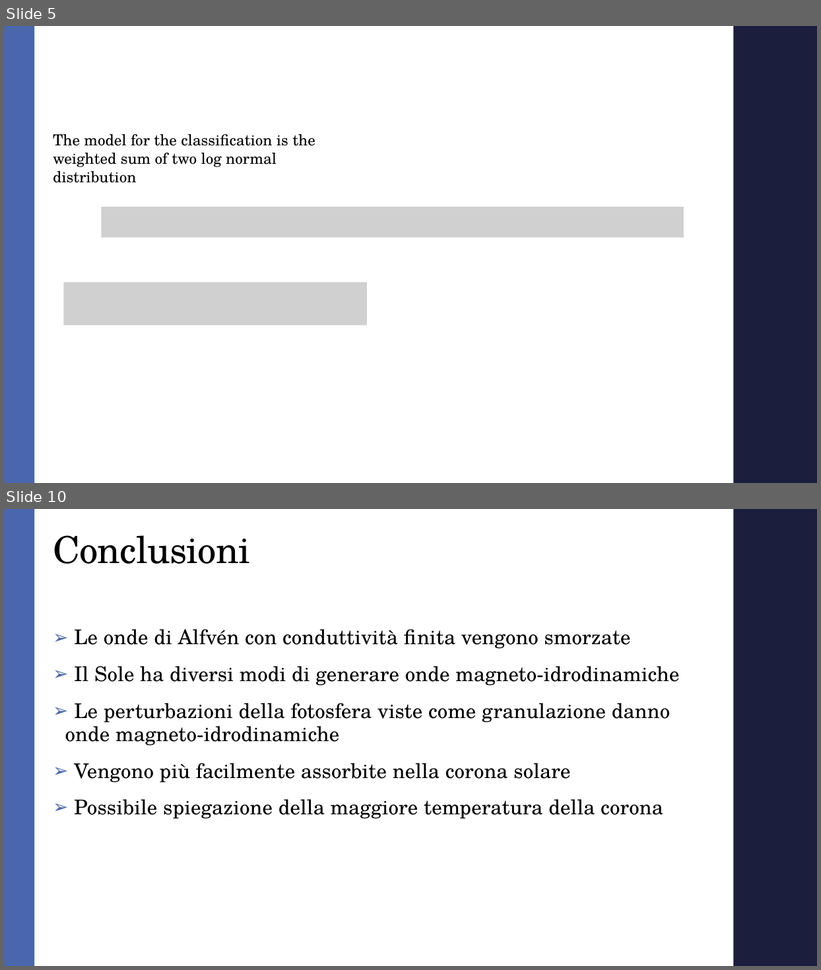
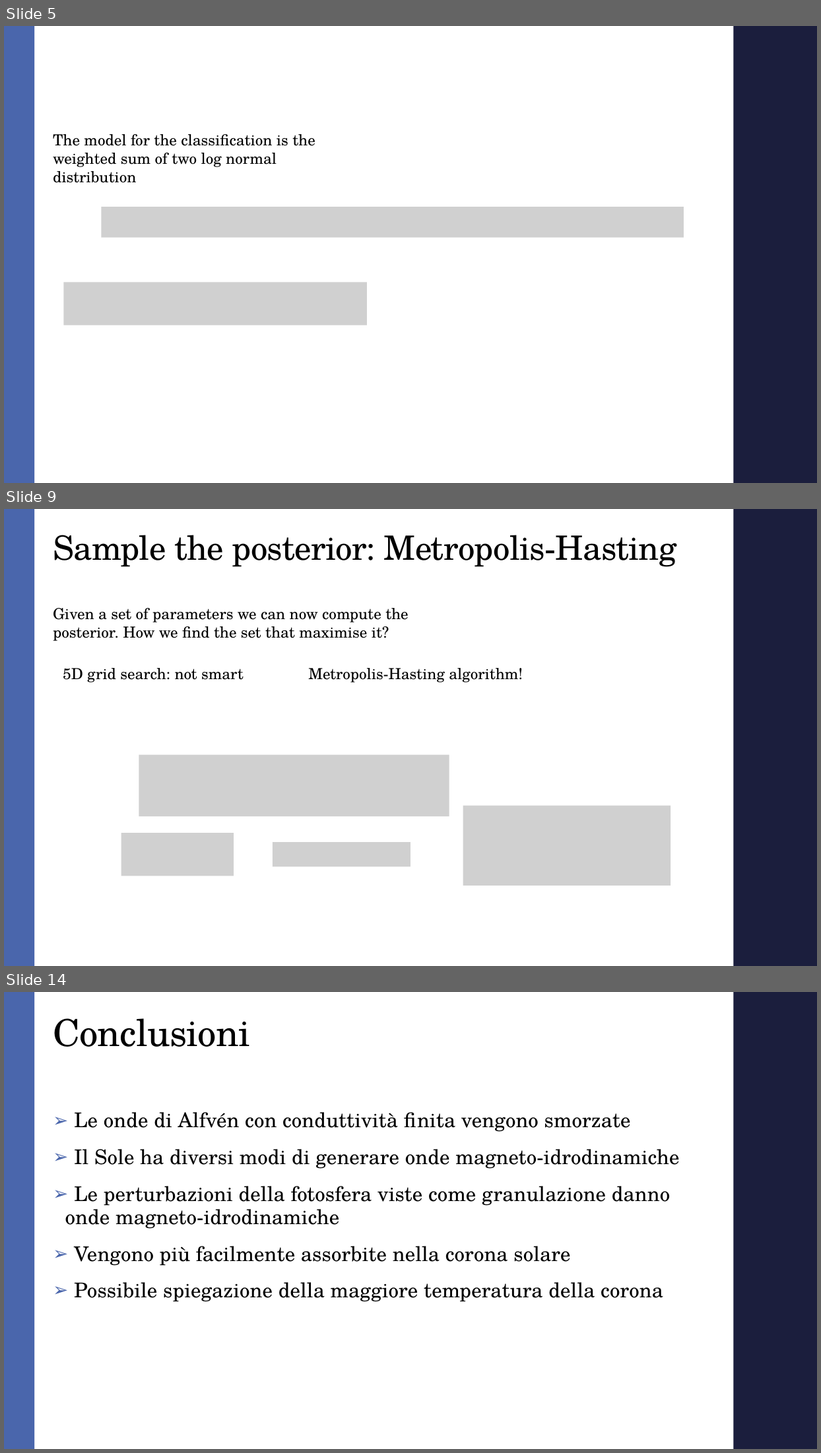
Before and after one commit to AndreaMarcone01/Bayesian_exam, a slide deck: Seminar.pptx. Shown one above the other, each under a label of ours: slides 5 and 10 before the commit, slides 5, 9 and 14 after it; the slides between them are not shown. The pictures are 821x970 and 821x1453 pixels, drawn with LibreOffice and Linux fonts; fonts in the diff are those of the drawing; grey boxes stand for pictures; background and template pictures are left out. Boxes give left, top, right and bottom in pixels: in the first picture for what was removed or moved away, otherwise in the second. Text is boxed around its words. In the diff, an @@ line names an element or a change of style, - is before the commit and + after.

Commit message:
pause 27/03: Gibbs posterior analysis done, find right steps

```diff
--- a/Seminar.pptx
+++ b/Seminar.pptx
@@ slide 9 added at (x1=4, y1=509, x2=817, y2=966), background #FFFFFF; not listed: 2 template elements that a slide beside it also shows @@
@@ title added at (x1=53, y1=535, x2=677, y2=567), 39.6 pt, text #000000 @@
+Sample the posterior: Metropolis-Hasting
@@ text added at (x1=53, y1=608, x2=409, y2=641), 18 pt, text #000000 @@
+Given a set of parameters we can now compute the posterior. How we find the set that maximise it?
@@ text added at (x1=63, y1=668, x2=244, y2=683), 18 pt, text #000000 @@
+5D grid search: not smart
@@ text added at (x1=308, y1=668, x2=523, y2=683), 18 pt, text #000000 @@
+Metropolis-Hasting algorithm!
@@ picture added at (x1=139, y1=755, x2=450, y2=817) @@
@@ picture added at (x1=463, y1=806, x2=671, y2=886) @@
@@ picture added at (x1=121, y1=834, x2=234, y2=877) @@
@@ picture added at (x1=273, y1=843, x2=411, y2=867) @@
@@ what was slide 10 is now slide 14 @@
```
Also in this commit, not shown: 2 slides changed, 4 other slides added, 1 slide removed, 16 other files.
